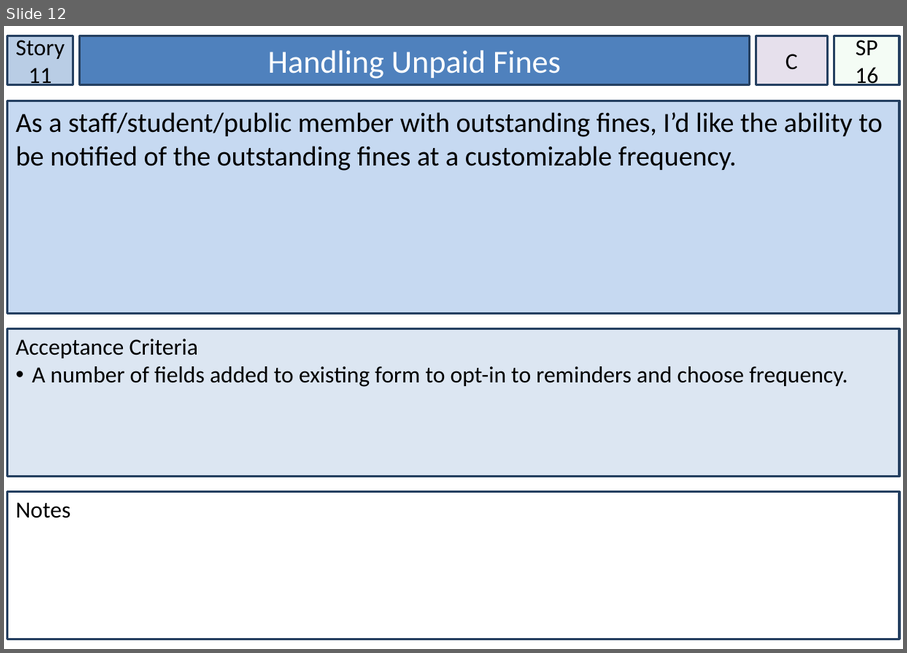
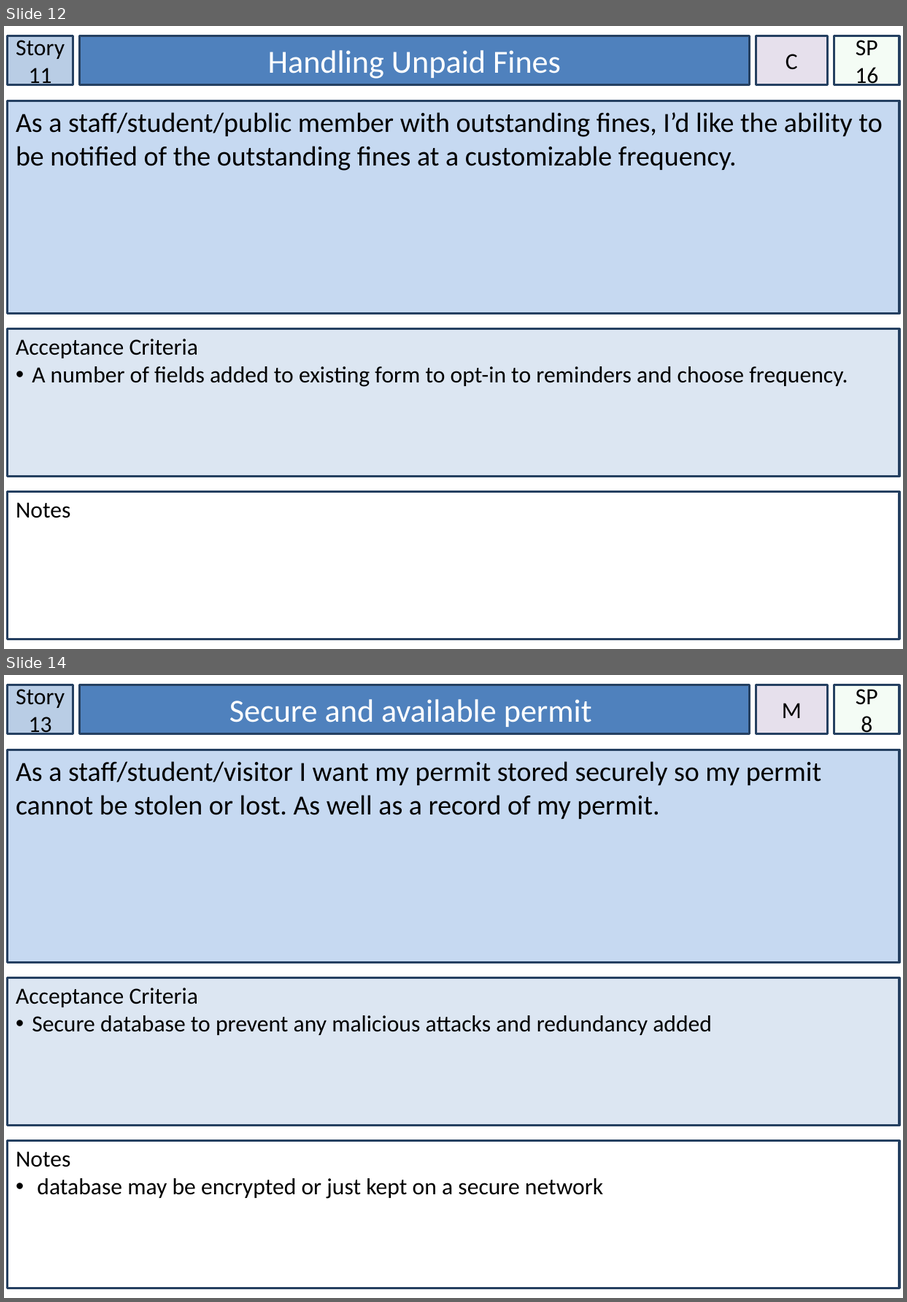
Before and after one commit to knich17/ParkingPermits, a slide deck: Assessment/Story Cards.pptx. Shown one above the other, each under a label of ours: slide 12 before the commit, slides 12 and 14 after it; the slides between them are not shown. The pictures are 907x653 and 907x1302 pixels, drawn with LibreOffice and Linux fonts; fonts in the diff are those of the drawing. Boxes give left, top, right and bottom in pixels: in the first picture for what was removed or moved away, otherwise in the second. Text is boxed around its words. In the diff, an @@ line names an element or a change of style, - is before the commit and + after.

```diff
--- a/Assessment/Story Cards.pptx
+++ b/Assessment/Story Cards.pptx
@@ slide 14 added at bbox=[4, 675, 903, 1298], background #FFFFFF @@
@@ rectangle added at bbox=[8, 685, 73, 734], fill #B9CDE5, outline #254061 2 pt, 20 pt, text #000000 @@
+Story 13
@@ rectangle added at bbox=[80, 685, 750, 734], fill #4F81BD, outline #254061 2 pt, 28 pt, text #FFFFFF @@
+Secure and available permit
@@ rectangle added at bbox=[757, 685, 829, 734], fill #E6E0EC, outline #254061 2 pt, 20 pt, text #000000 @@
+M
@@ rectangle added at bbox=[835, 685, 900, 734], fill #CCF0CD at 20% opacity, outline #254061 2 pt, 20 pt, text #000000 @@
+SP
+8
@@ rectangle added at bbox=[8, 749, 900, 963], fill #C6D9F1, outline #254061 2 pt, 24 pt, text #000000 @@
+As a staff/student/visitor I want my permit stored securely so my permit cannot be stolen or lost. As well as a record of my permit.
@@ rectangle added at bbox=[8, 978, 900, 1125], fill #DCE6F2, outline #254061 2 pt, 20 pt, text #000000 @@
+Acceptance Criteria
+• Secure database to prevent any malicious attacks and redundancy added
@@ rectangle added at bbox=[8, 1141, 900, 1288], fill #FFFFFF, outline #254061 2 pt, 20 pt, text #000000 @@
+Notes
+• database may be encrypted or just kept on a secure network
```
Also in this commit, not shown: 3 slides changed, 1 other slide added, 1 slide removed.
